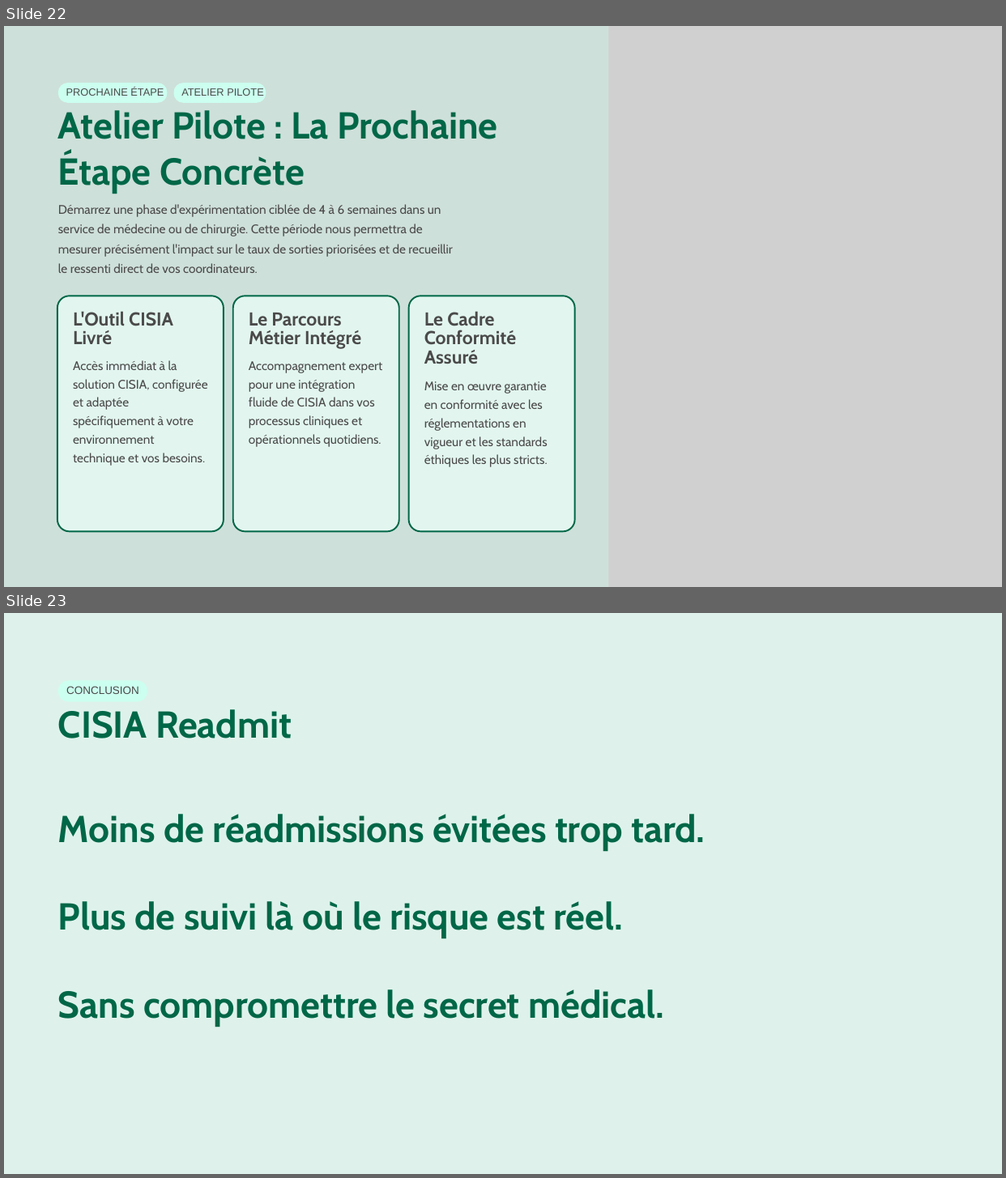
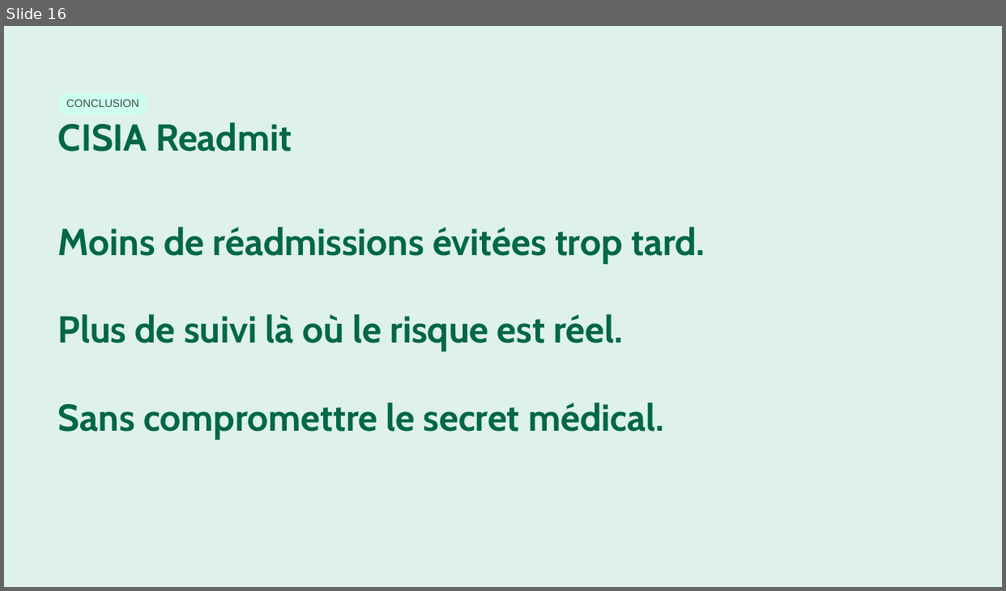
Before and after one commit to Leo-Segalini/CISIA---Sujet-Sante-, a slide deck: Projet_CISIALSB.pptx. Shown one above the other, each under a label of ours: slides 22 and 23 before the commit, slide 16 after it. The pictures are 1006x1178 and 1006x591 pixels, drawn with LibreOffice and Linux fonts; fonts in the diff are those of the drawing; grey boxes stand for pictures; background and template pictures are left out. Boxes give left, top, right and bottom in pixels: in the first picture for what was removed or moved away, otherwise in the second. Text is boxed around its words. In the diff, an @@ line names an element or a change of style, - is before the commit and + after.

```diff
--- a/Projet_CISIALSB.pptx
+++ b/Projet_CISIALSB.pptx
@@ slide 22 removed at <box>4,26,1002,587</box>, background picture (left out) @@
@@ freeform shape removed at <box>4,26,1002,587</box> @@
@@ picture removed at <box>609,26,1002,587</box> @@
@@ freeform shape removed at <box>58,83,167,103</box> @@
@@ text removed at <box>66,88,164,96</box> @@
-PROCHAINE ÉTAPE
@@ freeform shape removed at <box>173,83,266,103</box> @@
@@ text removed at <box>181,88,264,96</box> @@
-ATELIER PILOTE
@@ text removed at <box>58,110,497,194</box> @@
-Atelier Pilote : La Prochaine Étape Concrète
@@ text removed at <box>58,204,452,273</box> @@
-Démarrez une phase d'expérimentation ciblée de 4 à 6 semaines dans un
-service de médecine ou de chirurgie. Cette période nous permettra de
-mesurer précisément l'impact sur le taux de sorties priorisées et de recueillir
-le ressenti direct de vos coordinateurs.
@@ freeform shape removed at <box>57,296,224,531</box> @@
@@ text removed at <box>73,311,173,344</box> @@
-L'Outil CISIA Livré
@@ freeform shape removed at <box>233,296,399,531</box> @@
@@ text removed at <box>249,313,361,349</box> @@
-Le Parcours Métier Intégré
@@ freeform shape removed at <box>409,296,575,531</box> @@
@@ text removed at <box>424,311,516,364</box> @@
-Le Cadre Conformité Assuré
@@ text removed at <box>73,361,207,466</box> @@
-Accès immédiat à la solution CISIA, configurée et adaptée spécifiquement à votre environnement technique et vos besoins.
@@ text removed at <box>249,361,383,447</box> @@
-Accompagnement expert pour une intégration fluide de CISIA dans vos processus cliniques et opérationnels quotidiens.
@@ text removed at <box>424,382,548,467</box> @@
-Mise en œuvre garantie en conformité avec les réglementations en vigueur et les standards éthiques les plus stricts.
@@ what was slide 23 is now slide 16 @@
```
Also in this commit, not shown: 5 slides changed, 2 slides added, 8 other slides removed, 1 other file.
